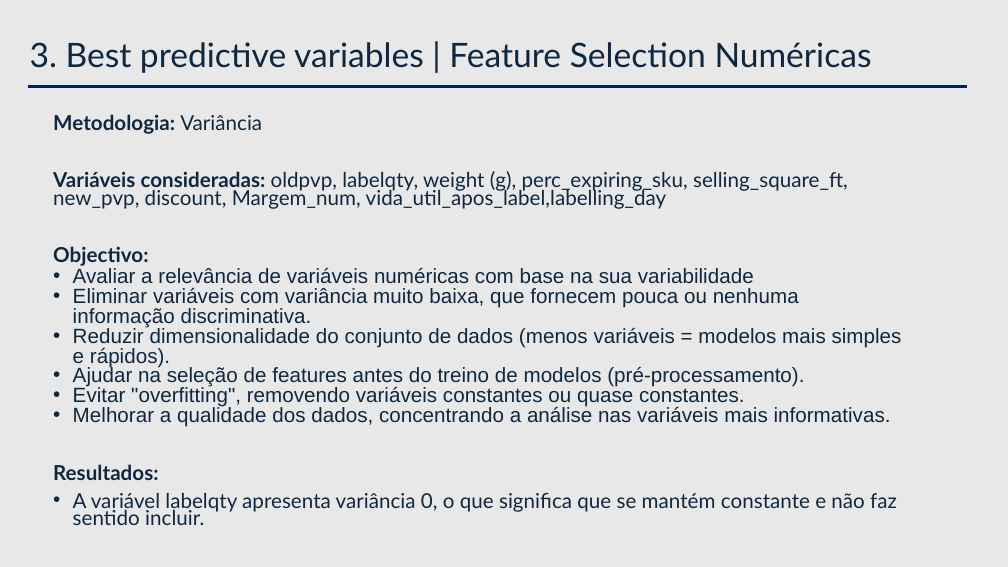
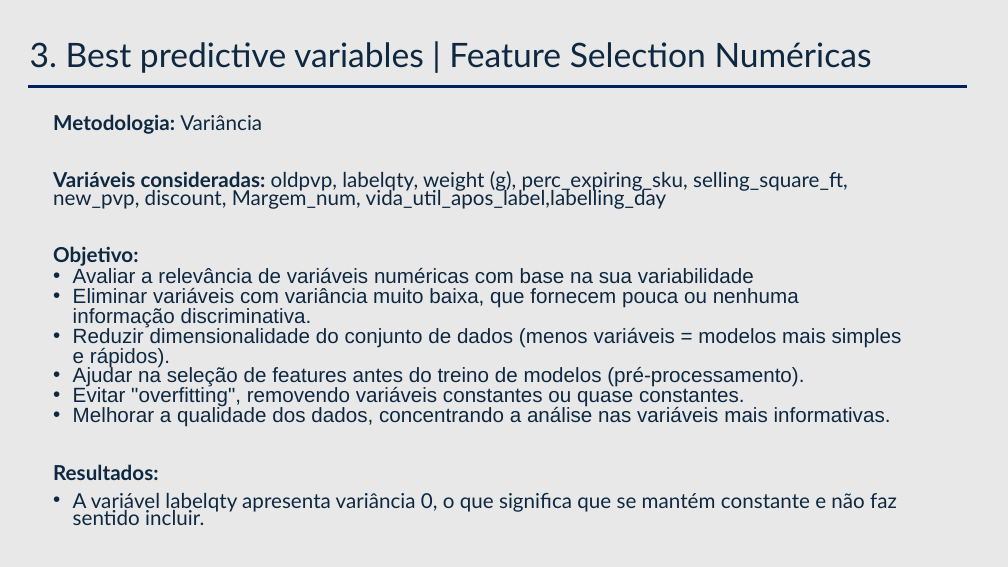
Before and after one commit to andreiacampos98/datascience_course, a slide deck: slide 19 of 10_applied/2024 EDIT LTP__PraticalCase/LTP_PraticalCase Dataset/Case Study __.pptx. Drawn at 1008x567 pixels with LibreOffice and Linux fonts; fonts in the diff are those of the drawing. Boxes give left, top, right and bottom in pixels: in the first picture for what was removed or moved away, otherwise in the second. Text is boxed around its words. In the diff, an @@ line names an element or a change of style, - is before the commit and + after.

```diff
--- a/10_applied/2024 EDIT LTP__PraticalCase/LTP_PraticalCase Dataset/Case Study __.pptx
+++ b/10_applied/2024 EDIT LTP__PraticalCase/LTP_PraticalCase Dataset/Case Study __.pptx
@@ text at bbox=[53, 246, 138, 266]: text changed @@
-Objectivo:
+Objetivo:
```
Also in this commit, not shown: 16 other slides changed, 1 slide added, 1 other file.
